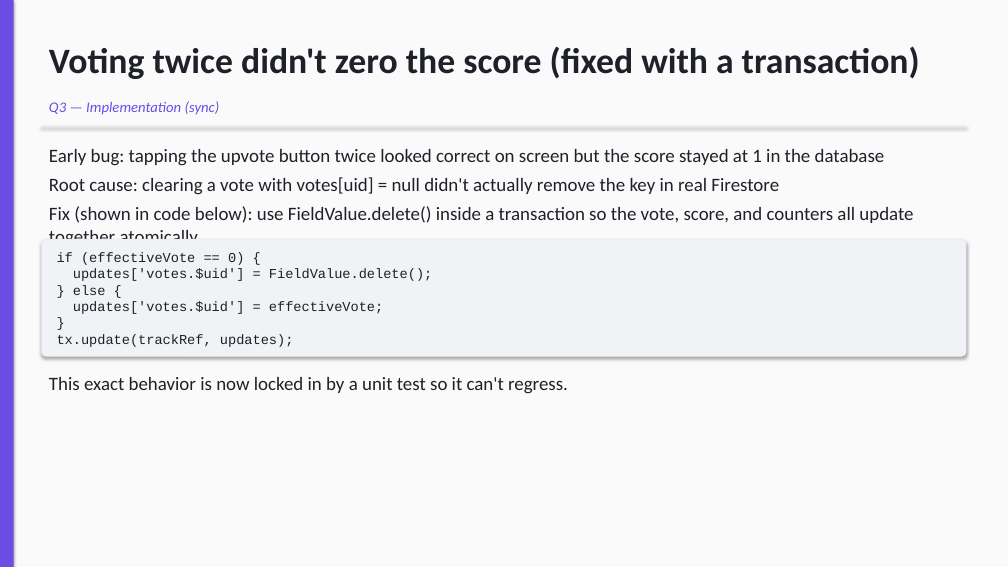
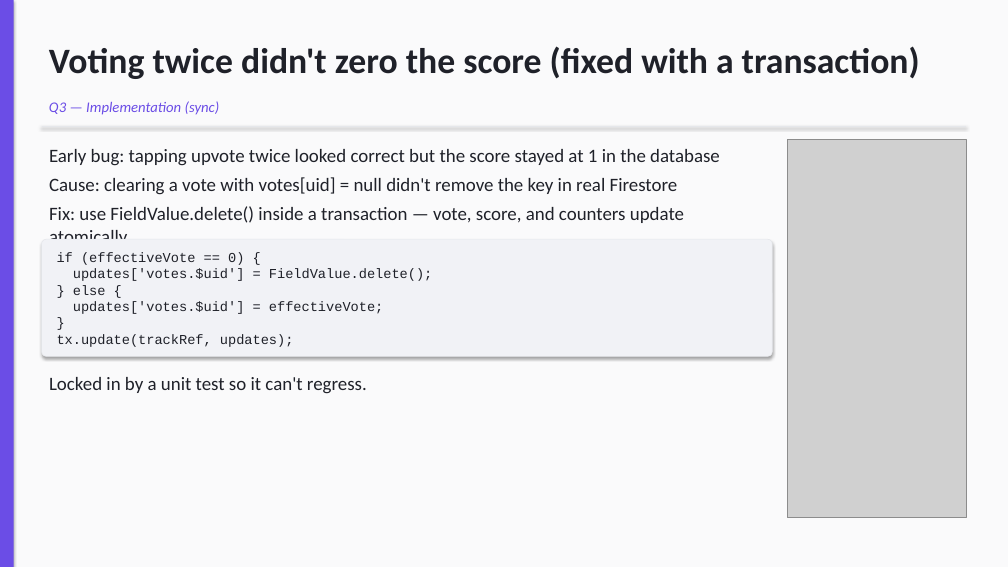
Before and after one commit to Tmaku18/vibzcheck-project2, a slide deck: slide 11 of submission/Vibzcheck_Presentation.pptx. Drawn at 1008x567 pixels with LibreOffice and Linux fonts; fonts in the diff are those of the drawing; grey boxes stand for pictures. Boxes give left, top, right and bottom in pixels: in the first picture for what was removed or moved away, otherwise in the second. Text is boxed around its words. In the diff, an @@ line names an element or a change of style, - is before the commit and + after.

Commit message:
docs(presentation): embed 6 real-app screenshots into slides 2, 6, 7, 9, 11, 12, 13, 15 with auto-shrinking body layout

```diff
--- a/submission/Vibzcheck_Presentation.pptx
+++ b/submission/Vibzcheck_Presentation.pptx
@@ text at [49, 149, 720, 239]: text changed @@
-Early bug: tapping the upvote button twice looked correct on screen but the score stayed at 1 in the database
-Root cause: clearing a vote with votes[uid] = null didn't actually remove the key in real Firestore
-Fix (shown in code below): use FieldValue.delete() inside a transaction so the vote, score, and counters all update together atomically
+Early bug: tapping upvote twice looked correct but the score stayed at 1 in the database
+Cause: clearing a vote with votes[uid] = null didn't remove the key in real Firestore
+Fix: use FieldValue.delete() inside a transaction — vote, score, and counters update atomically
@@ picture added at [788, 140, 966, 518] @@
@@ rounded rectangle "if (effectiveVote == 0) {": place and size @@
-rounded rectangle "if (effectiveVote == 0) {" at [42, 239, 966, 356]
+rounded rectangle "if (effectiveVote == 0) {" at [42, 239, 773, 356]
@@ text at [49, 377, 367, 394]: text changed @@
-This exact behavior is now locked in by a unit test so it can't regress.
+Locked in by a unit test so it can't regress.
```
Also in this commit, not shown: 7 other slides changed, 7 other files.
